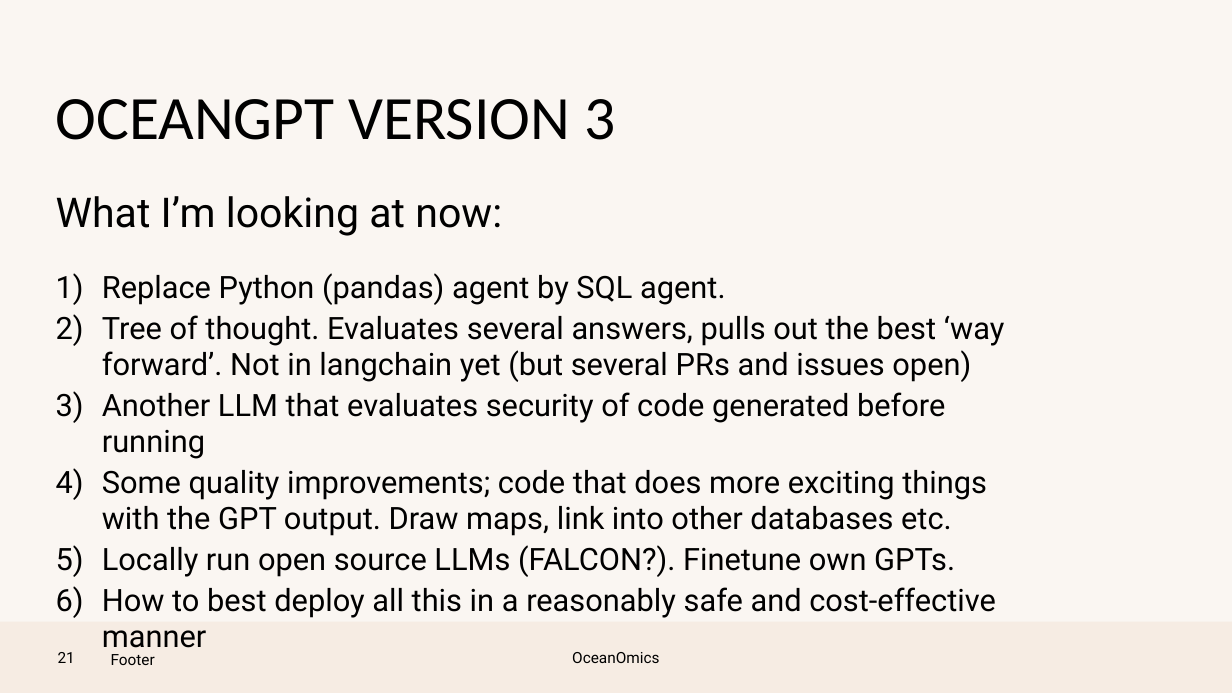
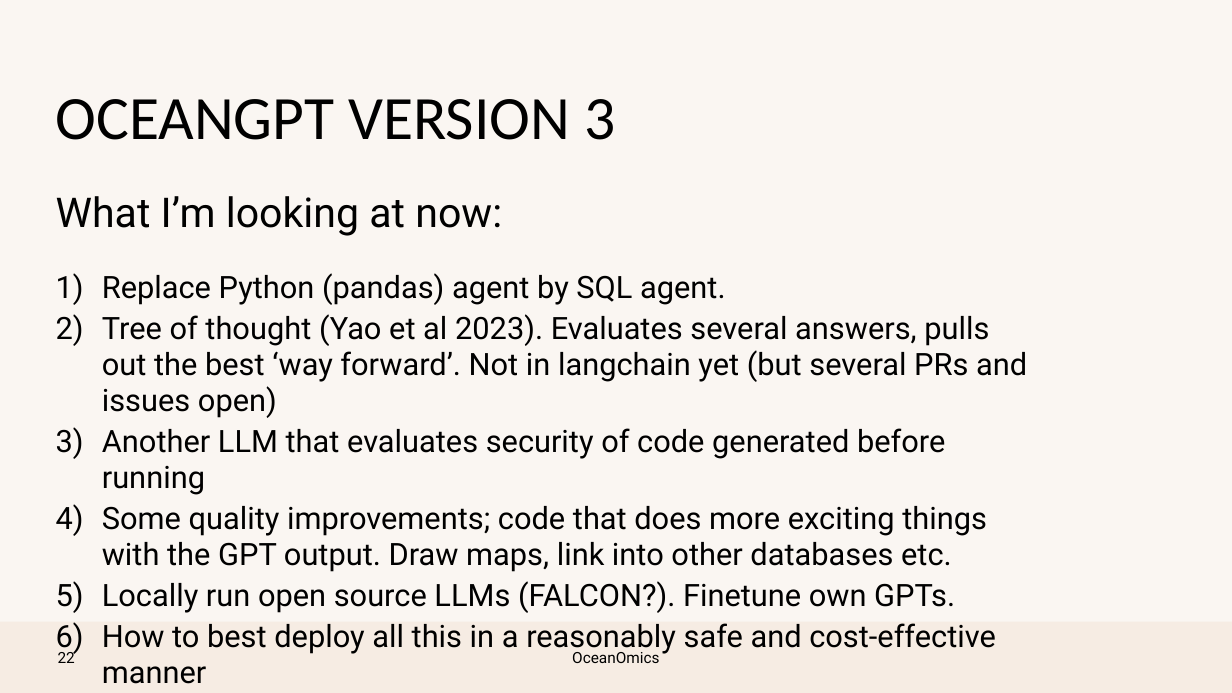
Before and after one commit to pmlg/June2023_LLM_repo, a slide deck: slide 21 of PMLG talk.pptx (slide 20 before the commit). Drawn at 1232x693 pixels with LibreOffice and Linux fonts; fonts in the diff are those of the drawing; background and template pictures are left out. Boxes give left, top, right and bottom in pixels: in the first picture for what was removed or moved away, otherwise in the second. Text is boxed around its words. In the diff, an @@ line names an element or a change of style, - is before the commit and + after.

```diff
--- a/PMLG talk.pptx
+++ b/PMLG talk.pptx
@@ text at box(102, 314, 1027, 418): text changed @@
-2) Tree of thought. Evaluates several answers, pulls out the best ‘way forward’. Not in langchain yet (but several PRs and issues open)
+2) Tree of thought (Yao et al 2023). Evaluates several answers, pulls out the best ‘way forward’. Not in langchain yet (but several PRs and issues open)
@@ page number at box(58, 651, 75, 663): text changed @@
-21
+22
@@ text removed at box(111, 654, 155, 665) @@
-Footer
```
Also in this commit, not shown: 20 other slides changed, 3 slides added, 1 slide removed.
